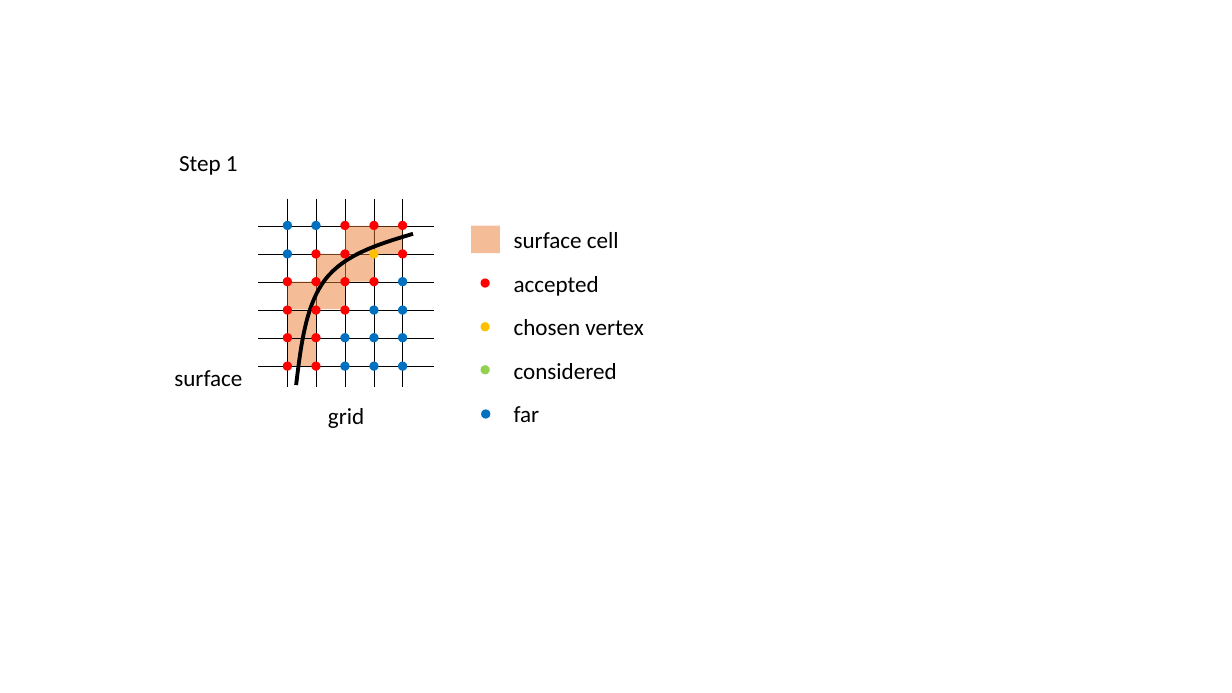
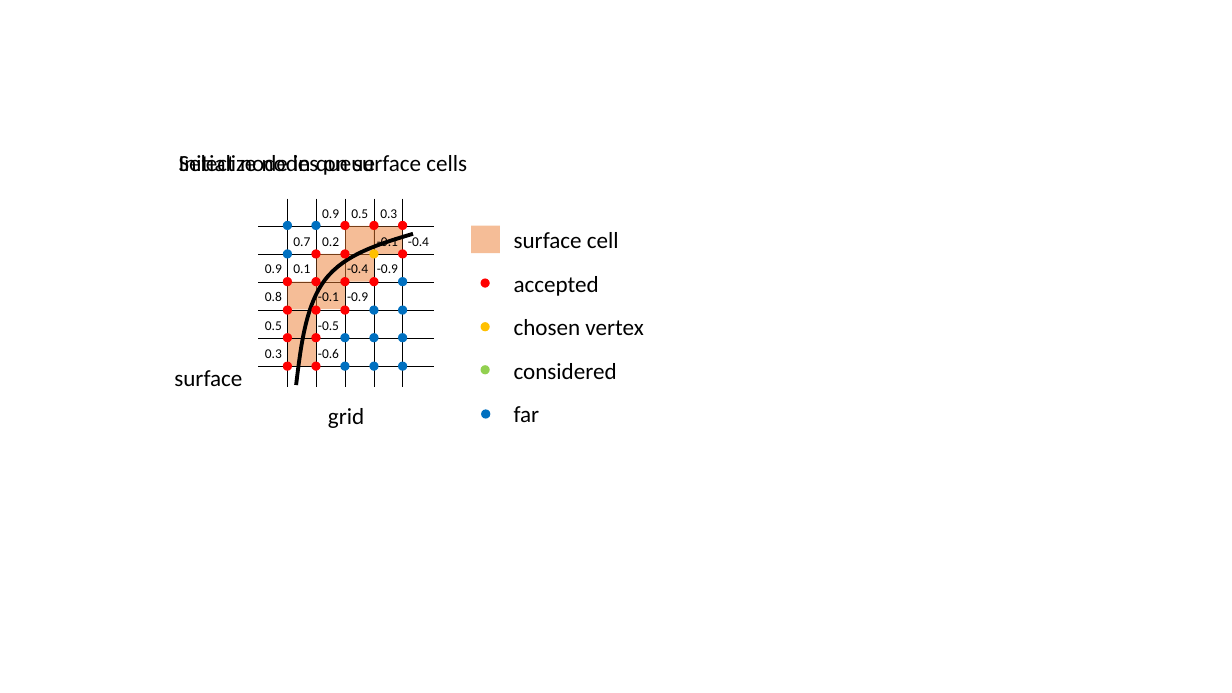
Before and after one commit to krishauser/RoboticSystemsBook, a slide deck: slide 2 of figures/modeling/Yixuan_chap7.pptx. Drawn at 1232x693 pixels with LibreOffice and Linux fonts; fonts in the diff are those of the drawing. Boxes give left, top, right and bottom in pixels: in the first picture for what was removed or moved away, otherwise in the second. Text is boxed around its words. In the diff, an @@ line names an element or a change of style, - is before the commit and + after.

```diff
--- a/figures/modeling/Yixuan_chap7.pptx
+++ b/figures/modeling/Yixuan_chap7.pptx
@@ text at <box>179,155,467,175</box>: text changed @@
-Step 1
+Initialize nodes on surface cells
@@ text added at <box>179,155,375,175</box>, 18 pt, text #000000 @@
+Select node in queue
@@ text added at <box>322,209,339,218</box>, 10.5 pt, text #000000 @@
+0.9
@@ text added at <box>351,209,368,218</box>, 10.5 pt, text #000000 @@
+0.5
@@ text added at <box>380,209,397,218</box>, 10.5 pt, text #000000 @@
+0.3
@@ text added at <box>293,237,310,246</box>, 10.5 pt, text #000000 @@
+0.7
@@ text added at <box>322,237,339,246</box>, 10.5 pt, text #000000 @@
+0.2
@@ text added at <box>377,236,398,248</box>, 10.5 pt, text #000000 @@
+-0.1
@@ text added at <box>408,235,429,246</box>, 10.5 pt, text #000000 @@
+-0.4
@@ text added at <box>265,264,282,273</box>, 10.5 pt, text #000000 @@
+0.9
@@ text added at <box>293,264,310,273</box>, 10.5 pt, text #000000 @@
+0.1
@@ text added at <box>347,264,368,273</box>, 10.5 pt, text #000000 @@
+-0.4
@@ text added at <box>377,264,398,273</box>, 10.5 pt, text #000000 @@
+-0.9
@@ text added at <box>265,292,282,301</box>, 10.5 pt, text #000000 @@
+0.8
@@ text added at <box>318,290,339,301</box>, 10.5 pt, text #000000 @@
+-0.1
@@ text added at <box>347,292,368,301</box>, 10.5 pt, text #000000 @@
+-0.9
@@ text added at <box>265,321,282,330</box>, 10.5 pt, text #000000 @@
+0.5
@@ text added at <box>318,321,339,330</box>, 10.5 pt, text #000000 @@
+-0.5
@@ text added at <box>265,349,282,358</box>, 10.5 pt, text #000000 @@
+0.3
@@ text added at <box>318,349,339,358</box>, 10.5 pt, text #000000 @@
+-0.6
```
Also in this commit, not shown: 1 other slide changed, 1 slide added, 4 other files.
